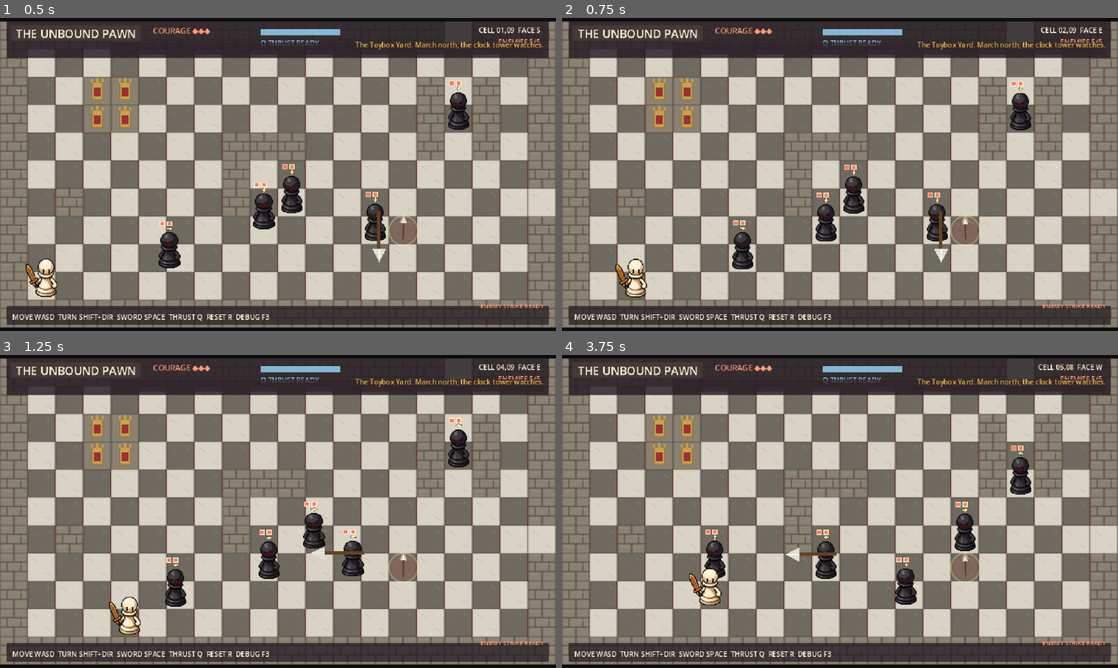
Above: before the commit, frames 1-4 (two rows, left to right).
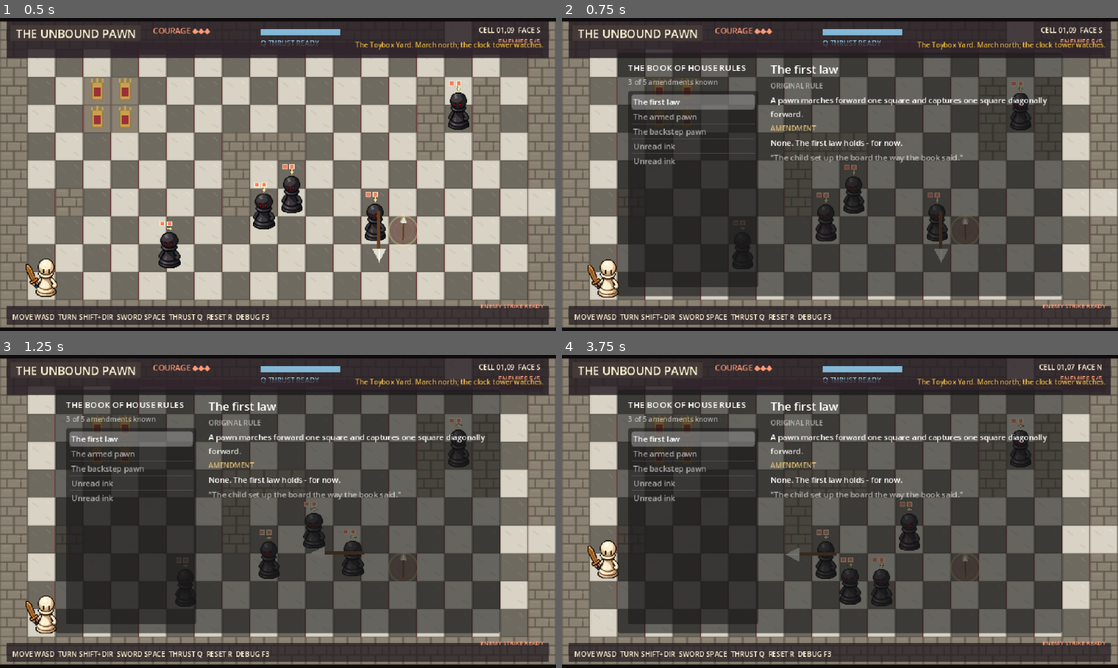
Above: after the commit, the same moments.

Repository: ThachCoder2k2/2d-hess-game-rpg
Game: Godot game, scene res://scenes/main.tscn
The game is run twice, just before and just after one commit, with the same random seed, the same clock (stepped at 60 frames per second) and the same inputs.
Inputs:
- Up to frame 1 (0.5 s): no input
- Up to frame 2 (0.75 s): hold D (move_right) from 0.53 s (still down); hold B from 0.53 s (still down)
- Up to frame 3 (1.25 s): keep holding D (move_right); keep holding B
- Up to frame 4 (3.75 s): release D (move_right) at 1.28 s; release B at 1.28 s; hold S (move_down) 1.28-2.03 s; tap Space (attack) at 1.35 s; tap B at 1.55, 2.3, 2.85 s; hold D (move_right) 2.03-2.78 s; hold Shift (turn_mode) 2.03-2.78 s; hold W (move_up) 2.78-3.53 s; hold A (move_left) from 3.53 s (still down); hold B from 3.53 s (still down)

Frame 1 is identical in both runs. In frame 2, 59% of the frame differs, in the area x 4-98%, y 2-90%; in frame 3, 59%; in frame 4, 60%, in the area x 4-98%, y 2-89%.

Commit message:
The Book of House Rules: pages as data, unlocked by meeting the piece
The compendium the whole content design hangs on: every rule bend is a
RuleEntry .tres (original chess rule, the amendment, a flavor line), the
book is one resource collecting them, and a page unlocks the first time
the player shares a zone with its piece. Unlocks persist in WorldState's
save file. B opens the two-page screen (list + detail, locked pages read
"Unread ink"); the knight's page ships locked because its piece has not
entered the world yet.

The UI binds its nodes lazily instead of @onready — headless tests drive
refresh() straight from _init, where _ready never fires (the @onready
version hung the suite; same lesson as the earlier runtime tests).

Suite: every page must name a real EnemyDefinition id, the UI renders all
pages and counts known amendments. All 7 suites green; live boot clean.

Co-Authored-By: Claude Fable 5 <noreply@anthropic.com>

Diff:
--- /dev/null
+++ b/resources/rules/armed_pawn.tres
@@ -0,0 +1,11 @@
+[gd_resource type="Resource" script_class="RuleEntry" load_steps=2 format=3]
+
+[ext_resource type="Script" path="res://scripts/data/rule_entry.gd" id="1"]
+
+[resource]
+script = ExtResource("1")
+piece_id = &"pawn_armed"
+title = "The armed pawn"
+original_rule = "A pawn strikes only with its diagonal capture."
+amendment = "A pawn holding a weapon strikes as the weapon."
+flavor = "Someone left the toy sword within reach."
--- /dev/null
+++ b/resources/rules/backstep_pawn.tres
@@ -0,0 +1,11 @@
+[gd_resource type="Resource" script_class="RuleEntry" load_steps=2 format=3]
+
+[ext_resource type="Script" path="res://scripts/data/rule_entry.gd" id="1"]
+
+[resource]
+script = ExtResource("1")
+piece_id = &"backstep_pawn"
+title = "The backstep pawn"
+original_rule = "A pawn marches forward and may never retreat."
+amendment = "This pawn may move backward. Strike from behind and it will not be there."
+flavor = "The child wrote it in the margin, and the board obeyed."
--- /dev/null
+++ b/resources/rules/charging_pawn.tres
@@ -0,0 +1,11 @@
+[gd_resource type="Resource" script_class="RuleEntry" load_steps=2 format=3]
+
+[ext_resource type="Script" path="res://scripts/data/rule_entry.gd" id="1"]
+
+[resource]
+script = ExtResource("1")
+piece_id = &"charging_pawn"
+title = "The charging pawn"
+original_rule = "A pawn may advance two squares only on its first move."
+amendment = "The first-move charge never ends."
+flavor = "Nobody told it the first move was over."
--- /dev/null
+++ b/resources/rules/first_law.tres
@@ -0,0 +1,11 @@
+[gd_resource type="Resource" script_class="RuleEntry" load_steps=2 format=3]
+
+[ext_resource type="Script" path="res://scripts/data/rule_entry.gd" id="1"]
+
+[resource]
+script = ExtResource("1")
+piece_id = &"pawn_recruit"
+title = "The first law"
+original_rule = "A pawn marches forward one square and captures one square diagonally forward."
+amendment = "None. The first law holds - for now."
+flavor = "The child set up the board the way the book said."
--- /dev/null
+++ b/resources/rules/knight_errant.tres
@@ -0,0 +1,11 @@
+[gd_resource type="Resource" script_class="RuleEntry" load_steps=2 format=3]
+
+[ext_resource type="Script" path="res://scripts/data/rule_entry.gd" id="1"]
+
+[resource]
+script = ExtResource("1")
+piece_id = &"knight_tracker"
+title = "The knight"
+original_rule = "The knight leaps in an L, and no piece may bar its way."
+amendment = "None yet written."
+flavor = "The stable door is still closed."
--- /dev/null
+++ b/resources/rules/rule_book.tres
@@ -0,0 +1,13 @@
+[gd_resource type="Resource" script_class="RuleBook" load_steps=8 format=3]
+
+[ext_resource type="Script" path="res://scripts/data/rule_book.gd" id="1"]
+[ext_resource type="Script" path="res://scripts/data/rule_entry.gd" id="2"]
+[ext_resource type="Resource" path="res://resources/rules/first_law.tres" id="3"]
+[ext_resource type="Resource" path="res://resources/rules/armed_pawn.tres" id="4"]
+[ext_resource type="Resource" path="res://resources/rules/backstep_pawn.tres" id="5"]
+[ext_resource type="Resource" path="res://resources/rules/charging_pawn.tres" id="6"]
+[ext_resource type="Resource" path="res://resources/rules/knight_errant.tres" id="7"]
+
+[resource]
+script = ExtResource("1")
+entries = Array[ExtResource("2")]([ExtResource("3"), ExtResource("4"), ExtResource("5"), ExtResource("6"), ExtResource("7")])
--- a/scenes/main.tscn
+++ b/scenes/main.tscn
@@ -7,6 +7,7 @@
 [ext_resource type="PackedScene" path="res://scenes/ui/hud.tscn" id="7"]
 [ext_resource type="AudioStream" path="res://assets/music/unbound_march.wav" id="8"]
 [ext_resource type="Resource" path="res://resources/world/world_graph.tres" id="9"]
+[ext_resource type="PackedScene" path="res://scenes/ui/rule_book.tscn" id="10"]
 
 [node name="Main" type="Node2D" unique_id=1651252280]
 script = ExtResource("1")
@@ -28,6 +29,8 @@
 autoplay = true
 bus = &"Music"
 
+[node name="RuleBookUI" parent="." instance=ExtResource("10")]
+
 [node name="FadeLayer" type="CanvasLayer" parent="."]
 layer = 10
 
--- /dev/null
+++ b/scenes/ui/rule_book.tscn
@@ -0,0 +1,83 @@
+[gd_scene load_steps=3 format=3]
+
+[ext_resource type="Script" path="res://scripts/ui/rule_book_ui.gd" id="1"]
+[ext_resource type="Resource" path="res://resources/rules/rule_book.tres" id="2"]
+
+[node name="RuleBookUI" type="CanvasLayer"]
+layer = 5
+visible = false
+script = ExtResource("1")
+rule_book = ExtResource("2")
+
+[node name="Panel" type="PanelContainer" parent="."]
+anchor_left = 0.5
+anchor_top = 0.5
+anchor_right = 0.5
+anchor_bottom = 0.5
+offset_left = -256.0
+offset_top = -140.0
+offset_right = 256.0
+offset_bottom = 140.0
+
+[node name="Margin" type="MarginContainer" parent="Panel"]
+theme_override_constants/margin_left = 12
+theme_override_constants/margin_top = 10
+theme_override_constants/margin_right = 12
+theme_override_constants/margin_bottom = 10
+
+[node name="Layout" type="HBoxContainer" parent="Panel/Margin"]
+theme_override_constants/separation = 14
+
+[node name="LeftColumn" type="VBoxContainer" parent="Panel/Margin/Layout"]
+theme_override_constants/separation = 4
+
+[node name="BookTitle" type="Label" parent="Panel/Margin/Layout/LeftColumn"]
+theme_override_font_sizes/font_size = 10
+text = "THE BOOK OF HOUSE RULES"
+
+[node name="CountLabel" type="Label" parent="Panel/Margin/Layout/LeftColumn"]
+unique_name_in_owner = true
+modulate = Color(1, 1, 1, 0.6)
+theme_override_font_sizes/font_size = 8
+text = "0 of 0 amendments known"
+
+[node name="EntryList" type="ItemList" parent="Panel/Margin/Layout/LeftColumn"]
+unique_name_in_owner = true
+custom_minimum_size = Vector2(150, 0)
+size_flags_vertical = 3
+theme_override_font_sizes/font_size = 9
+
+[node name="DetailColumn" type="VBoxContainer" parent="Panel/Margin/Layout"]
+size_flags_horizontal = 3
+theme_override_constants/separation = 4
+
+[node name="TitleLabel" type="Label" parent="Panel/Margin/Layout/DetailColumn"]
+unique_name_in_owner = true
+theme_override_font_sizes/font_size = 13
+text = "Unread ink"
+
+[node name="OriginalHeader" type="Label" parent="Panel/Margin/Layout/DetailColumn"]
+modulate = Color(1, 1, 1, 0.55)
+theme_override_font_sizes/font_size = 8
+text = "ORIGINAL RULE"
+
+[node name="OriginalLabel" type="Label" parent="Panel/Margin/Layout/DetailColumn"]
+unique_name_in_owner = true
+autowrap_mode = 3
+theme_override_font_sizes/font_size = 9
+
+[node name="AmendmentHeader" type="Label" parent="Panel/Margin/Layout/DetailColumn"]
+modulate = Color(1, 0.85, 0.5, 0.8)
+theme_override_font_sizes/font_size = 8
+text = "AMENDMENT"
+
+[node name="AmendmentLabel" type="Label" parent="Panel/Margin/Layout/DetailColumn"]
+unique_name_in_owner = true
+autowrap_mode = 3
+theme_override_font_sizes/font_size = 9
+
+[node name="FlavorLabel" type="Label" parent="Panel/Margin/Layout/DetailColumn"]
+unique_name_in_owner = true
+modulate = Color(1, 1, 1, 0.6)
+autowrap_mode = 3
+theme_override_font_sizes/font_size = 9
--- /dev/null
+++ b/scripts/data/rule_book.gd
@@ -0,0 +1,20 @@
+class_name RuleBook
+extends Resource
+
+## The Book of House Rules as data: an ordered list of RuleEntry pages.
+## Adding a rule bend to the game = author one entry .tres and append it
+## here. The UI renders it; WorldState remembers which pages are read.
+
+@export var entries: Array[RuleEntry] = []
+
+
+func validate() -> PackedStringArray:
+	var warnings := PackedStringArray()
+	if entries.is_empty():
+		warnings.append("The book has no entries.")
+	for entry in entries:
+		if entry == null:
+			warnings.append("The book has an empty page slot.")
+		else:
+			warnings.append_array(entry.validate())
+	return warnings
--- /dev/null
+++ b/scripts/data/rule_entry.gd
@@ -0,0 +1,22 @@
+class_name RuleEntry
+extends Resource
+
+## One page of the Book of House Rules: a chess rule and the amendment some
+## piece made to it. Pure editor data — unlocking is keyed on piece_id (the
+## EnemyDefinition id) the first time the player shares a zone with it.
+
+## EnemyDefinition.id that reveals this page when first met.
+@export var piece_id: StringName = &""
+@export var title := ""
+@export_multiline var original_rule := ""
+@export_multiline var amendment := ""
+@export_multiline var flavor := ""
+
+
+func validate() -> PackedStringArray:
+	var warnings := PackedStringArray()
+	if piece_id == &"":
+		warnings.append("Entry needs the piece_id that unlocks it.")
+	if title.is_empty() or original_rule.is_empty() or amendment.is_empty():
+		warnings.append("Entry '%s' is missing text." % title)
+	return warnings
--- a/scripts/main.gd
+++ b/scripts/main.gd
@@ -34,6 +34,7 @@
 var travel_in_progress := false
 var _debug_key_was_pressed := false
 var _fullscreen_key_was_pressed := false
+var _book_key_was_pressed := false
 var _last_token_owner := 0
 
 
@@ -71,6 +72,7 @@
 
 	cast = EcsBoot.boot(ecs, player_view, current_room, hero_start_cell, _taken_pickup_names(), _opened_gate_ids())
 	_hide_opened_gate_visuals()
+	_unlock_met_rules()
 	player_id = int(cast.get("player", 0))
 	total_enemies = cast.get("enemies", []).size()
 	remaining_enemies = total_enemies
@@ -122,6 +124,9 @@
 		var window := get_window()
 		window.mode = Window.MODE_WINDOWED if window.mode == Window.MODE_FULLSCREEN else Window.MODE_FULLSCREEN
 	_fullscreen_key_was_pressed = Input.is_key_pressed(KEY_F11)
+	if Input.is_key_pressed(KEY_B) and not _book_key_was_pressed:
+		_toggle_rule_book()
+	_book_key_was_pressed = Input.is_key_pressed(KEY_B)
 
 	if not room_ending:
 		ecs.tick(delta)
@@ -494,6 +499,55 @@
 	return get_node_or_null("/root/WorldState")
 
 
+## --- The Book of House Rules -------------------------------------------
+
+
+## Meeting a piece = sharing a zone with it. Every definition present in the
+## freshly booted zone writes its page into the book, once, forever.
+func _unlock_met_rules() -> void:
+	var world_state := _world_state()
+	if world_state != null and current_room != null:
+		var newly_met := false
+		for child in current_room.get_children():
+			var view := child as ActorView
+			if view == null or view.definition == null:
+				continue
+			var piece_id := String(view.definition.id)
+			if not world_state.unlocked_rule_ids.has(piece_id):
+				world_state.unlocked_rule_ids[piece_id] = true
+				newly_met = true
+		if newly_met:
+			world_state.save_state()
+			_update_status("New pieces on the board. The book writes their rules. [B]")
+	var book := _rule_book_ui()
+	if book != null:
+		book.refresh(_unlocked_rule_ids())
+
+
+func _toggle_rule_book() -> void:
+	var book := _rule_book_ui()
+	if book == null or travel_in_progress:
+		return
+	book.visible = not book.visible
+	if book.visible:
+		book.refresh(_unlocked_rule_ids())
+	_set_player_control(not book.visible)
+
+
+func _rule_book_ui() -> RuleBookUI:
+	return get_node_or_null(^"RuleBookUI") as RuleBookUI
+
+
+func _unlocked_rule_ids() -> Array:
+	var world_state := _world_state()
+	if world_state == null:
+		return []
+	var ids: Array = []
+	for key in world_state.unlocked_rule_ids:
+		ids.append(StringName(key))
+	return ids
+
+
 func _facing_name(direction: Vector2i) -> String:
 	if direction == Vector2i.UP:
 		return "N"
--- /dev/null
+++ b/scripts/ui/rule_book_ui.gd
@@ -0,0 +1,74 @@
+class_name RuleBookUI
+extends CanvasLayer
+
+## The Book of House Rules screen: pure presentation. The bridge toggles
+## visibility (B key) and feeds it the unlocked piece ids; this script only
+## renders pages and reacts to list selection. No gameplay decisions.
+
+@export var rule_book: RuleBook
+
+var entry_list: ItemList
+var count_label: Label
+var title_label: Label
+var original_label: Label
+var amendment_label: Label
+var flavor_label: Label
+
+var unlocked_piece_ids: Array = []
+
+
+func _ready() -> void:
+	refresh([])
+
+
+## Node lookups are lazy (not @onready) so headless tests that never start
+## the frame loop can still drive refresh() right after instantiating.
+func _bind_nodes() -> void:
+	if entry_list != null:
+		return
+	entry_list = %EntryList
+	count_label = %CountLabel
+	title_label = %TitleLabel
+	original_label = %OriginalLabel
+	amendment_label = %AmendmentLabel
+	flavor_label = %FlavorLabel
+	entry_list.item_selected.connect(_show_entry)
+
+
+## Rebuilds the list against the given unlocked ids, keeping the selection.
+func refresh(new_unlocked_piece_ids: Array) -> void:
+	_bind_nodes()
+	unlocked_piece_ids = new_unlocked_piece_ids
+	var selected := entry_list.get_selected_items()
+	var selected_index: int = selected[0] if not selected.is_empty() else 0
+	entry_list.clear()
+	if rule_book == null:
+		return
+	var known := 0
+	for entry in rule_book.entries:
+		if entry.piece_id in unlocked_piece_ids:
+			entry_list.add_item(entry.title)
+			known += 1
+		else:
+			entry_list.add_item("Unread ink")
+	count_label.text = "%d of %d amendments known" % [known, rule_book.entries.size()]
+	if entry_list.item_count > 0:
+		selected_index = clampi(selected_index, 0, entry_list.item_count - 1)
+		entry_list.select(selected_index)
+		_show_entry(selected_index)
+
+
+func _show_entry(index: int) -> void:
+	if rule_book == null or index < 0 or index >= rule_book.entries.size():
+		return
+	var entry: RuleEntry = rule_book.entries[index]
+	if entry.piece_id in unlocked_piece_ids:
+		title_label.text = entry.title
+		original_label.text = entry.original_rule
+		amendment_label.text = entry.amendment
+		flavor_label.text = "\"%s\"" % entry.flavor
+	else:
+		title_label.text = "Unread ink"
+		original_label.text = "The page waits for its piece."
+		amendment_label.text = "..."
+		flavor_label.text = ""
--- a/scripts/world/world_state.gd
+++ b/scripts/world/world_state.gd
@@ -16,6 +16,8 @@
 var taken_pickup_ids: Dictionary = {}
 ## "gate_id" -> true. Opened gates stay open forever (gates milestone).
 var opened_gate_ids: Dictionary = {}
+## "piece_id" -> true. Book of House Rules pages read (first meeting).
+var unlocked_rule_ids: Dictionary = {}
 
 
 const SAVE_PATH := "user://world_state.cfg"
@@ -31,6 +33,7 @@
 	player_health_carry = -1
 	taken_pickup_ids.clear()
 	opened_gate_ids.clear()
+	unlocked_rule_ids.clear()
 
 
 func pickup_id(zone_id: StringName, marker_name: String) -> String:
@@ -46,6 +49,7 @@
 	file.set_value("world", "last_entry_id", last_entry_id)
 	file.set_value("world", "taken_pickup_ids", taken_pickup_ids.keys())
 	file.set_value("world", "opened_gate_ids", opened_gate_ids.keys())
+	file.set_value("world", "unlocked_rule_ids", unlocked_rule_ids.keys())
 	file.save(path)
 
 
@@ -61,3 +65,6 @@
 	opened_gate_ids.clear()
 	for key in file.get_value("world", "opened_gate_ids", []):
 		opened_gate_ids[String(key)] = true
+	unlocked_rule_ids.clear()
+	for key in file.get_value("world", "unlocked_rule_ids", []):
+		unlocked_rule_ids[String(key)] = true
--- a/tests/run_tests.gd
+++ b/tests/run_tests.gd
@@ -221,5 +221,23 @@
 	_expect(charging != null and charging.validate().is_empty(), "Charging Pawn definition has no missing configuration")
 	_expect(charging.movement.allowed_directions.has(Vector2i(0, 2)) and not charging.movement.allowed_directions.has(Vector2i.UP), "Charging Pawn only ever leaps two squares")
 
+	# --- The Book of House Rules: every page names a real piece, UI renders ---
+	var rule_book := load("res://resources/rules/rule_book.tres") as RuleBook
+	_expect(rule_book != null and rule_book.validate().is_empty(), "the rule book loads with complete pages")
+	var definition_ids: Array = []
+	for file_name in DirAccess.get_files_at("res://resources/enemies"):
+		if file_name.ends_with(".tres"):
+			var definition := load("res://resources/enemies/%s" % file_name) as EnemyDefinition
+			if definition != null:
+				definition_ids.append(definition.id)
+	for entry in rule_book.entries:
+		_expect(entry.piece_id in definition_ids, "book page '%s' names a real piece" % entry.title)
+	var book_ui := (load("res://scenes/ui/rule_book.tscn") as PackedScene).instantiate() as RuleBookUI
+	root.add_child(book_ui)
+	book_ui.refresh([&"pawn_recruit"])
+	_expect(book_ui.entry_list.item_count == rule_book.entries.size(), "book UI lists every page")
+	_expect(book_ui.count_label.text.begins_with("1 of"), "book UI counts known amendments")
+	_expect(book_ui.entry_list.get_item_text(book_ui.entry_list.item_count - 1) == "Unread ink", "unmet pieces stay unread ink")
+
 	print("TESTS COMPLETE: %d failure(s)" % failures)
 	quit(1 if failures > 0 else 0)
Not shown, added: scripts/data/rule_book.gd.uid
Not shown, added: scripts/data/rule_entry.gd.uid
Not shown, added: scripts/ui/rule_book_ui.gd.uid
Not shown, changed: progress.md
